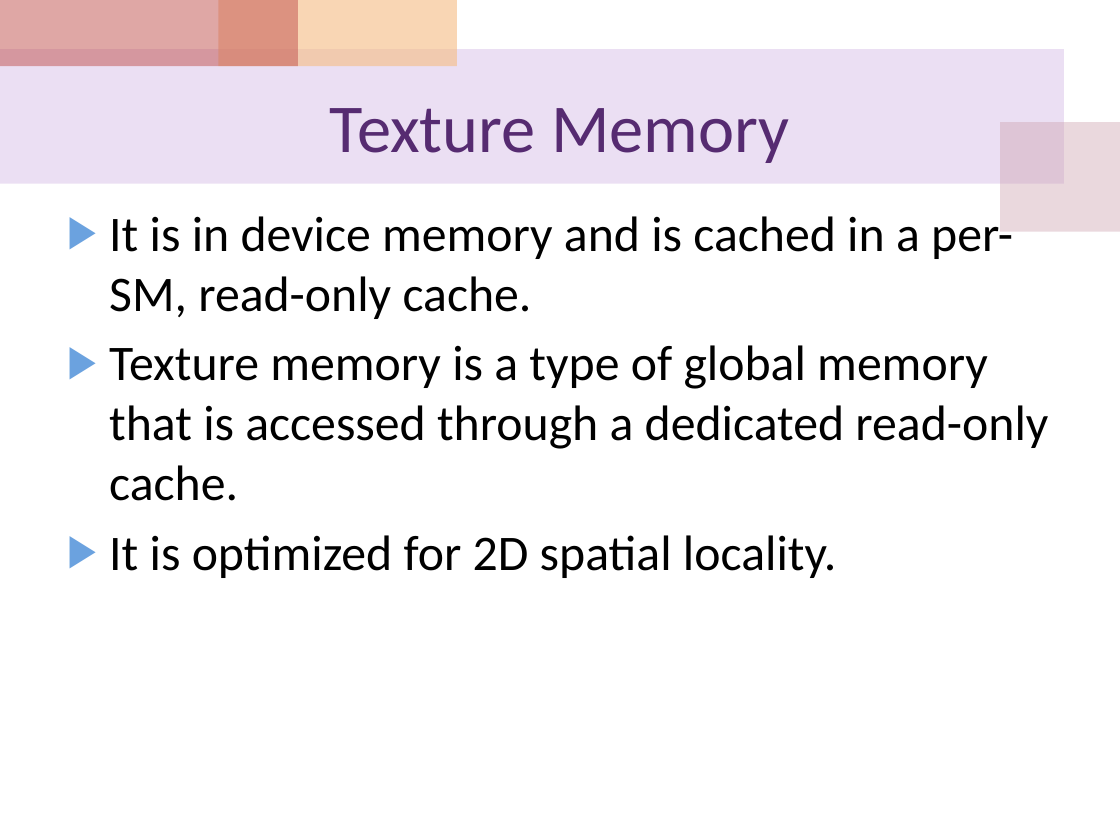
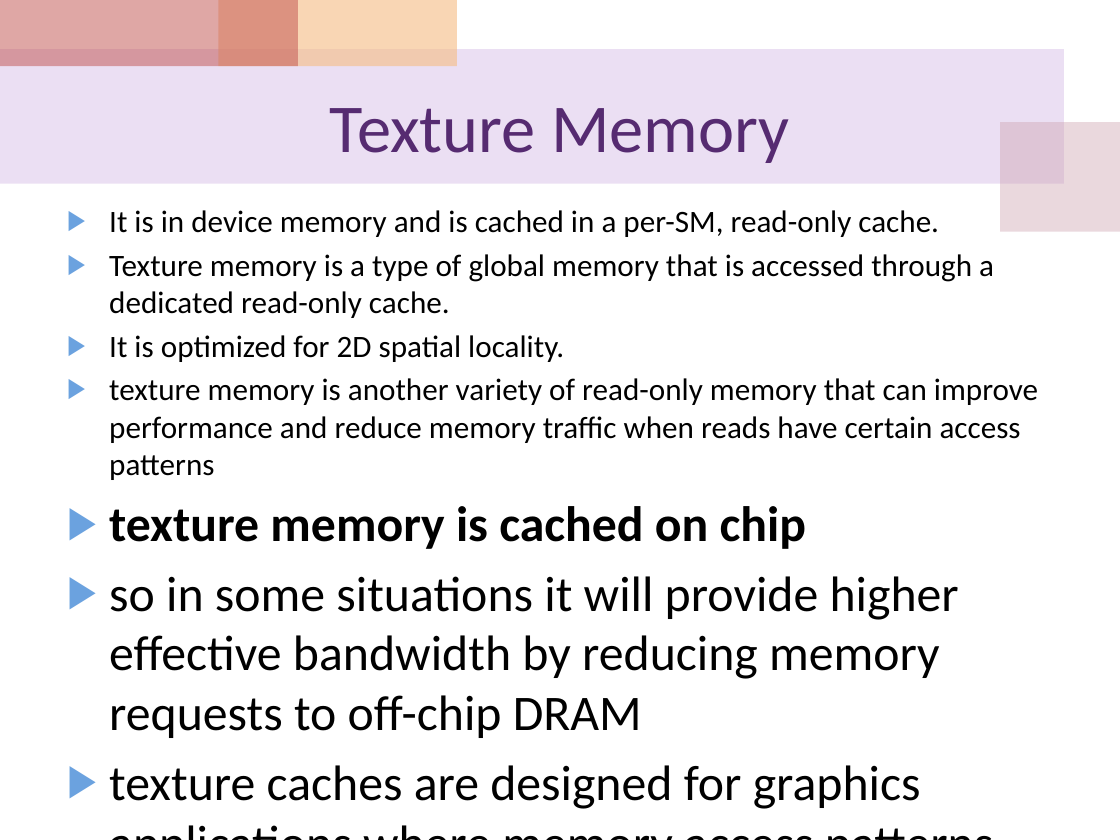
Before and after one commit to cocojk/major, a slide deck: slide 17 of gpu/EE817 Lecture 5 CUDA Memory Architecture.pptx (slide 16 before the commit). Drawn at 1120x840 pixels with LibreOffice and Linux fonts; fonts in the diff are those of the drawing. Boxes give left, top, right and bottom in pixels: in the first picture for what was removed or moved away, otherwise in the second. Text is boxed around its words. In the diff, an @@ line names an element or a change of style, - is before the commit and + after.

```diff
--- a/gpu/EE817 Lecture 5 CUDA Memory Architecture.pptx
+++ b/gpu/EE817 Lecture 5 CUDA Memory Architecture.pptx
@@ text at <box>109,210,994,362</box>: size 32 to 20 pt in "It is in device memory and is ...", "Texture memory is a type of global ...", "It is optimized for 2D spatial locality."; less space between paragraphs @@
@@ text at <box>109,378,1038,809</box>: paragraphs added @@
+▶ texture memory is another variety of read-only memory that can improve performance and reduce memory traffic when reads have certain access patterns
+▶ texture memory is cached on chip
+▶ so in some situations it will provide higher effective bandwidth by reducing memory requests to off-chip DRAM
+▶ texture caches are designed for graphics applications where memory access patterns exhibit a great deal of spatial locality
```
Also in this commit, not shown: 6 other slides changed, 1 slide added, 10 other files.
